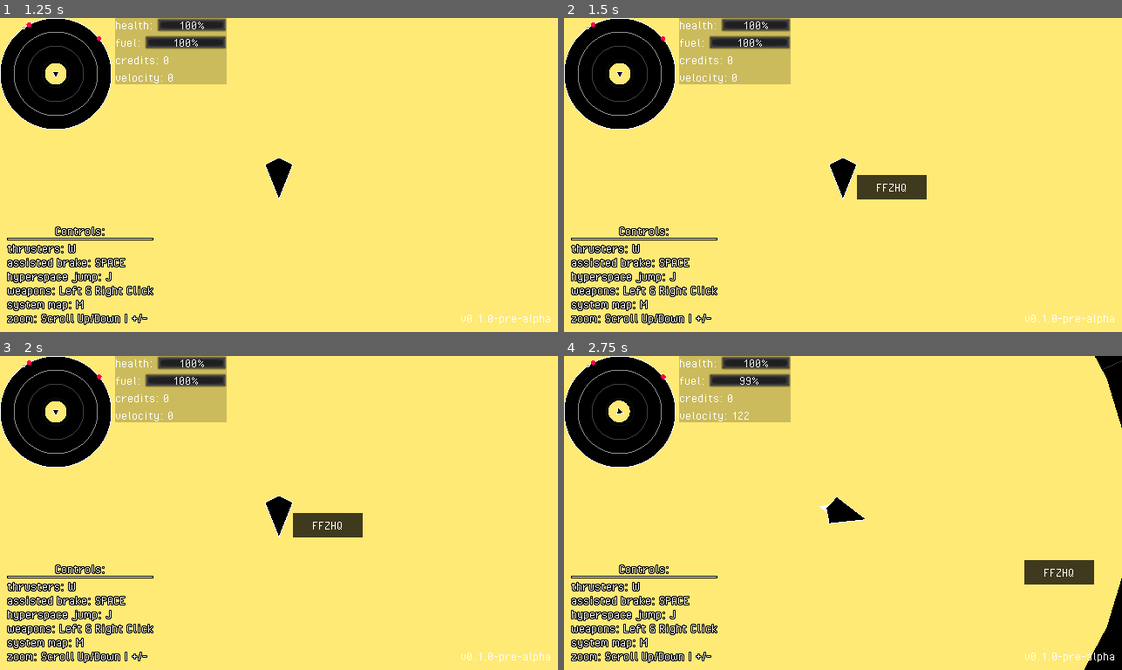
Above: before the commit, frames 1-4 (two rows, left to right).
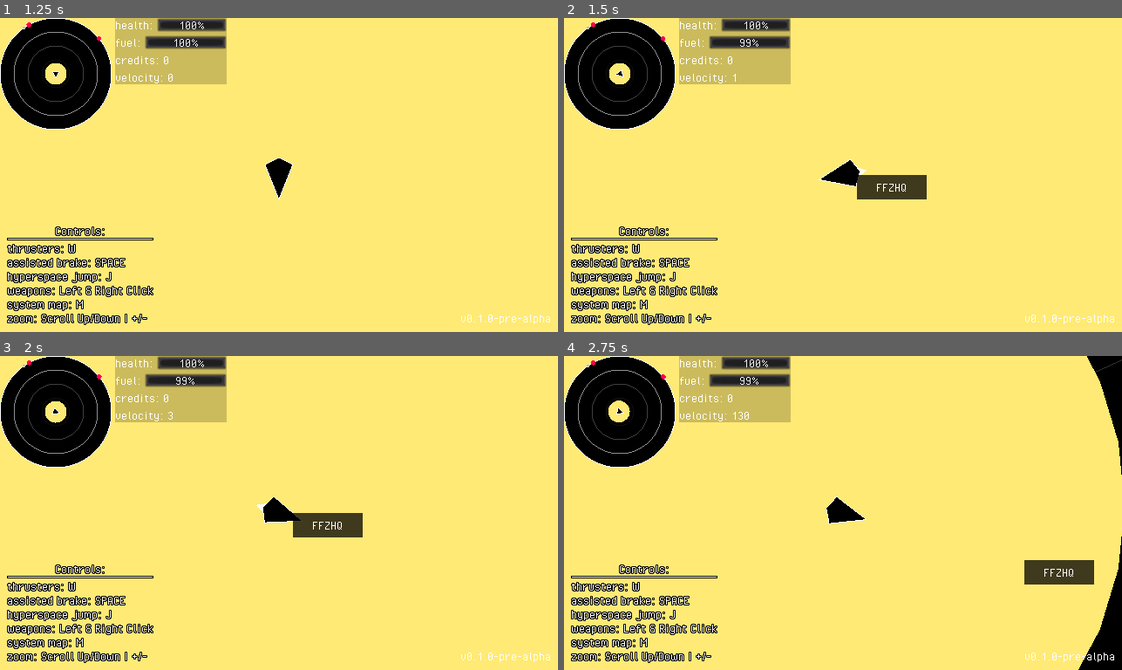
Above: after the commit, the same moments.

Repository: fossqueen/void-voyager-old
Game: Godot game, scene res://main.tscn
Same seed, same stepped clock (60 frames per second), same inputs: the game is played once before the commit and once after it.
Inputs (mouse positions are in pixels of both pictures, inside the frame that each line leads up to):
- Up to frame 1 (1.25 s): click "new game" at 0.5 s
- Up to frame 2 (1.5 s): tap Enter at 1.25 s; move the mouse to (843, 175) at 1.27 s; hold W (thrust) from 1.28 s (still down); click (843, 175) at 1.35 s
- Up to frame 3 (2 s): keep holding W (thrust)
- Up to frame 4 (2.75 s): keep holding W (thrust); move the mouse to (1010, 560) at 2.02 s; tap Space (flight_assist) at 2.1 s

Frame 1 is identical in both runs. In frame 2, 0.4% of the frame differs, in the area x 8-55%, y 6-58%; in frame 3, 0.4%; in frame 4, 0.8%, in the area x 4-100%, y 0-100%.

Commit message:
Changed asteroids VisibilityNotifier for a VisibilityEnabler. Set player 'can_sleep' to false.

Diff:
--- a/asteroid/asteroid.gd
+++ b/asteroid/asteroid.gd
@@ -59,11 +59,3 @@
 func _on_Timer_timeout():
 	contact_monitor = false
 	$Timer.queue_free()
-
-func _on_VisibilityNotifier2D_viewport_entered(_viewport):
-	sleeping = false
-	show()
-
-func _on_VisibilityNotifier2D_viewport_exited(_viewport):
-	sleeping = true
-	hide()
--- a/asteroid/asteroid.tscn
+++ b/asteroid/asteroid.tscn
@@ -15,9 +15,7 @@
 wait_time = 0.5
 autostart = true
 
-[node name="VisibilityNotifier2D" type="VisibilityNotifier2D" parent="."]
+[node name="VisEnabler" type="VisibilityEnabler2D" parent="."]
 
 [connection signal="body_shape_entered" from="." to="." method="_on_Asteroid_body_shape_entered"]
 [connection signal="timeout" from="Timer" to="." method="_on_Timer_timeout"]
-[connection signal="viewport_entered" from="VisibilityNotifier2D" to="." method="_on_VisibilityNotifier2D_viewport_entered"]
-[connection signal="viewport_exited" from="VisibilityNotifier2D" to="." method="_on_VisibilityNotifier2D_viewport_exited"]
--- a/player/player.tscn
+++ b/player/player.tscn
@@ -54,6 +54,7 @@
 mass = 25000.0
 contacts_reported = 4
 contact_monitor = true
+can_sleep = false
 script = ExtResource( 1 )
 points = PoolVector2Array( 28, 0, -12, 16, -20, 0, -12, -16, 28, 0 )
 
--- a/project.godot
+++ b/project.godot
@@ -56,7 +56,7 @@
 
 [application]
 
-config/name="space-trader"
+config/name="Void Voyager"
 run/main_scene="res://main.tscn"
 config/icon="res://icon.png"
 
